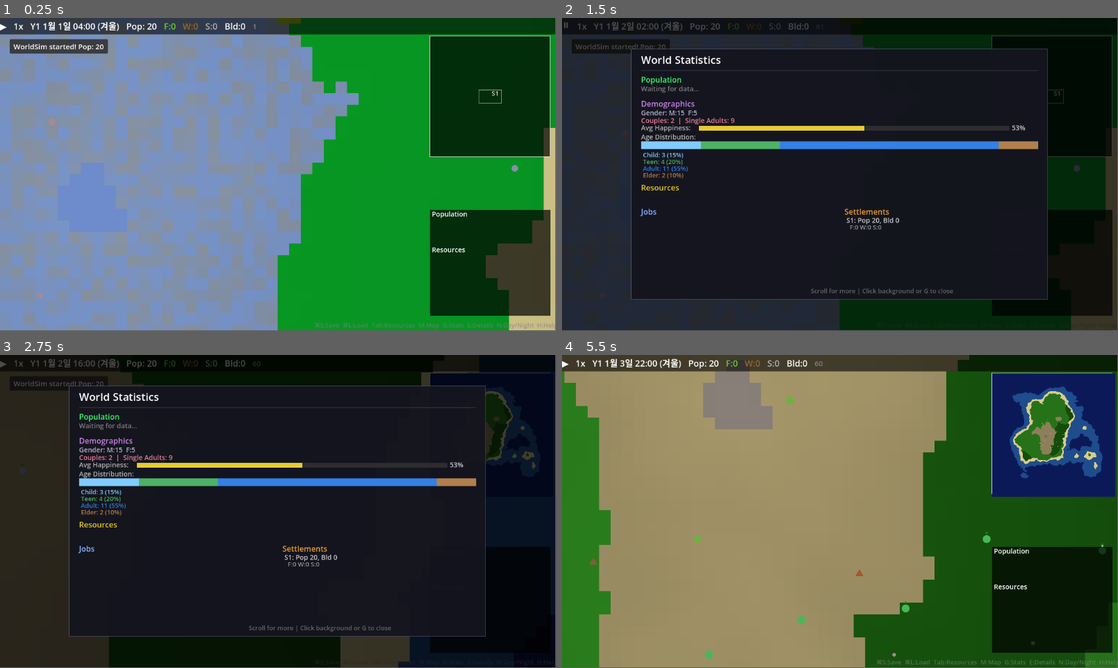
Above: before the commit, frames 1-4 (two rows, left to right).
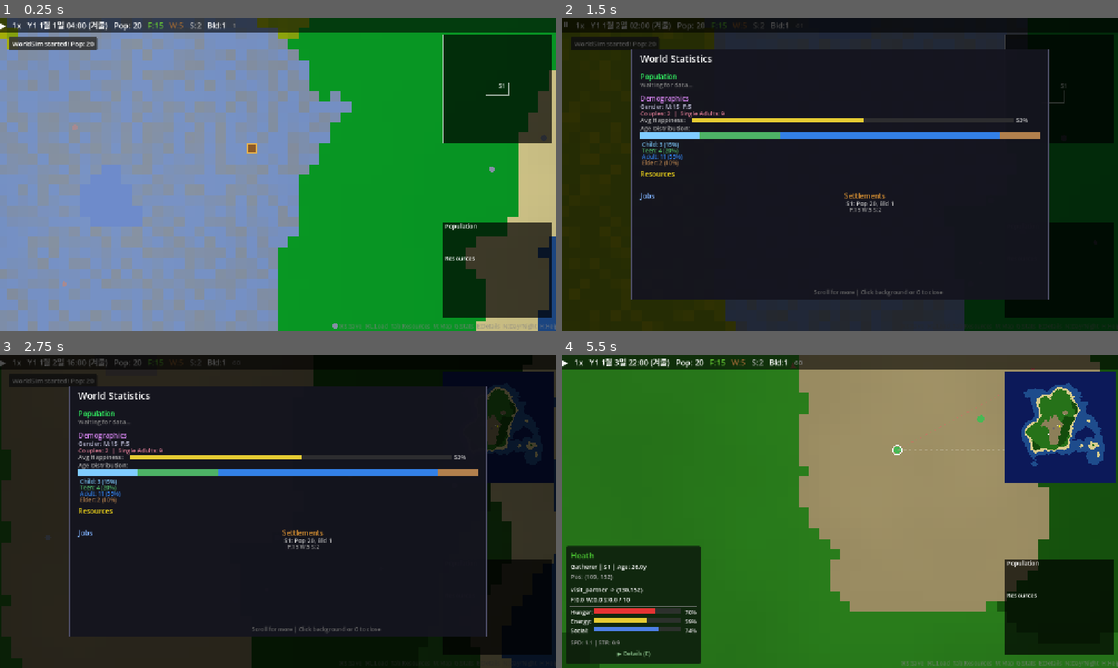
Above: after the commit, the same moments.

Repository: hyunlord/new-world
Game: Godot game, scene res://scenes/main/main.tscn
Two runs of this game, one before a commit and one after it. Both use one fixed random seed, a clock stepped at 60 frames per second and the inputs below.
Inputs (mouse positions are in pixels of both pictures, inside the frame that each line leads up to):
- Up to frame 1 (0.25 s): no input
- Up to frame 2 (1.5 s): tap Enter at 0.5 s; drag from (1051, 96) to (895, 105) at 0.52 s; drag from (1051, 262) to (812, 237) at 1.27 s
- Up to frame 3 (2.75 s): tap Space at 2 s; move the mouse to (278, 511) at 2.02 s; hold D from 2.03 s (still down); tap Tab at 2.1 s; click (278, 511) at 2.17 s
- Up to frame 4 (5.5 s): release D at 2.75 s; drag from (812, 574) to (673, 464) at 2.77 s; tap Enter at 3.5 s; move the mouse to (1006, 558) at 3.52 s; hold A 3.53-4.25 s; tap G at 3.6 s; tap Space at 3.77, 5 s; drag from (673, 464) to (756, 433) at 4.27 s; move the mouse to (867, 511) at 5.02 s; hold S from 5.03 s (still down); tap N at 5.1 s; click (867, 511) at 5.17 s
In our replay, the window is 799x449 before the commit and 800x450 after it. These sizes can differ from the game's own. Grey fills any space a smaller window leaves; there, only what the larger window draws over its background counts as a difference.

The runs differ from the first frame. In frame 1, 24% of the frame differs, in the area x 0-100%, y 0-100%; in frame 2, 29%; in frame 3, 20%; in frame 4, 66%.

Commit message:
fix: parent_ids crash, death counter, resources 0, macOS DPI (T-2003)
- FIX 1: Change parent_ids/children_ids from Array[int] to Array in
  entity_data.gd to prevent typed array assignment crash
- FIX 2: Add total_deaths/total_births counters to entity_manager,
  sync to stats_recorder so HUD displays actual counts
- FIX 3: Bootstrap pre-built stockpile with starter resources at
  settlement founding to solve chicken-and-egg resource display
- FIX 4: Add [display] section to project.godot with canvas_items
  stretch mode for cross-platform DPI scaling (macOS Retina)

Co-Authored-By: Claude Sonnet 4.5 <noreply@anthropic.com>

Diff:
--- a/project.godot
+++ b/project.godot
@@ -25,6 +25,13 @@
 
 3d/physics_engine="Jolt Physics"
 
+[display]
+
+window/size/viewport_width=1280
+window/size/viewport_height=720
+window/stretch/mode="canvas_items"
+window/stretch/aspect="expand"
+
 [rendering]
 
 rendering_device/driver.windows="d3d12"
--- a/scenes/main/main.gd
+++ b/scenes/main/main.gd
@@ -190,6 +190,9 @@
 		e.settlement_id = founding.id
 		settlement_manager.add_member(founding.id, e.id)
 
+	# Bootstrap initial stockpile so gatherers can deliver and HUD shows resources
+	_bootstrap_stockpile(founding, center)
+
 	# Bootstrap initial relationships for faster couple formation
 	_bootstrap_relationships(initial_alive)
 
@@ -301,6 +304,28 @@
 		f.emotions["love"] = 0.5
 
 	print("[Main] Bootstrapped %d friend + %d partner relationships." % [friend_count, partner_count])
+
+
+## Bootstrap a pre-built stockpile with starter resources
+func _bootstrap_stockpile(settlement: RefCounted, center: Vector2i) -> void:
+	# Find a walkable tile near center for the stockpile
+	for dy in range(-3, 4):
+		for dx in range(-3, 4):
+			var sx: int = center.x + dx
+			var sy: int = center.y + dy
+			if world_data.is_walkable(sx, sy):
+				var sp: RefCounted = building_manager.place_building("stockpile", sx, sy)
+				if sp != null:
+					sp.is_built = true
+					sp.build_progress = 1.0
+					sp.settlement_id = settlement.id
+					sp.storage["food"] = 15.0
+					sp.storage["wood"] = 5.0
+					sp.storage["stone"] = 2.0
+					settlement.building_ids.append(sp.id)
+					print("[Main] Bootstrapped stockpile at (%d,%d) with starter resources." % [sx, sy])
+					return
+	push_warning("[Main] Could not place bootstrap stockpile near center!")
 
 
 var _last_overlay_tick: int = 0
@@ -429,6 +454,9 @@
 	if success:
 		# Re-render world with loaded resource data
 		world_renderer.render_world(world_data, resource_map)
+		# Sync death/birth counters from loaded stats to entity manager
+		entity_manager.total_deaths = stats_recorder.total_deaths
+		entity_manager.total_births = stats_recorder.total_births
 		print("[Main] Game loaded from %s (tick %d)" % [path, sim_engine.current_tick])
 	else:
 		push_warning("[Main] Load failed!")
--- a/scripts/core/entity_data.gd
+++ b/scripts/core/entity_data.gd
@@ -25,8 +25,8 @@
 
 ## Phase 2: Family
 var partner_id: int = -1
-var parent_ids: Array[int] = []
-var children_ids: Array[int] = []
+var parent_ids: Array = []
+var children_ids: Array = []
 var pregnancy_tick: int = -1
 
 ## Phase 2: Personality (immutable after creation, 0.0~1.0)
--- a/scripts/core/entity_manager.gd
+++ b/scripts/core/entity_manager.gd
@@ -9,6 +9,8 @@
 var _rng: RandomNumberGenerator
 var _settlement_manager: RefCounted
 var chunk_index: RefCounted  # ChunkIndex for O(1) spatial lookups
+var total_deaths: int = 0
+var total_births: int = 0
 
 const FIRST_NAMES: PackedStringArray = [
 	"Alder", "Bryn", "Cedar", "Dawn", "Elm", "Fern", "Glen", "Heath",
@@ -97,6 +99,7 @@
 	if _settlement_manager != null and entity.settlement_id > 0:
 		_settlement_manager.remove_member(entity.settlement_id, entity.id)
 	entity.is_alive = false
+	total_deaths += 1
 	_world_data.unregister_entity(entity.position, entity.id)
 	chunk_index.remove_entity(entity.id, entity.position)
 	SimulationBus.emit_event("entity_died", {
@@ -159,10 +162,17 @@
 	return result
 
 
+## Register a birth (called by FamilySystem)
+func register_birth() -> void:
+	total_births += 1
+
+
 ## Load entities from saved data
 func load_save_data(data: Array, world_data: RefCounted) -> void:
 	_entities.clear()
 	_next_id = 1
+	total_deaths = 0
+	total_births = 0
 	chunk_index.clear()
 	for i in range(data.size()):
 		var item = data[i]
--- a/scripts/systems/family_system.gd
+++ b/scripts/systems/family_system.gd
@@ -192,9 +192,10 @@
 	if _settlement_manager != null and child.settlement_id > 0:
 		_settlement_manager.add_member(child.settlement_id, child.id)
 
-	# Register birth in demography log
+	# Register birth in demography log and global counter
 	if _mortality_system != null and _mortality_system.has_method("register_birth"):
 		_mortality_system.register_birth()
+	_entity_manager.register_birth()
 
 	var father_name: String = father.entity_name if father != null else "?"
 	var twin_label: String = " (twin)" if baby_idx > 0 else ""
--- a/scripts/systems/stats_recorder.gd
+++ b/scripts/systems/stats_recorder.gd
@@ -60,6 +60,10 @@
 	if snap.pop > peak_pop:
 		peak_pop = snap.pop
 
+	# Sync death/birth counters from entity manager
+	total_deaths = _entity_manager.total_deaths
+	total_births = _entity_manager.total_births
+
 	history.append(snap)
 	if history.size() > MAX_HISTORY:
 		history.pop_front()
Not shown, changed: docs/CHANGELOG.md
